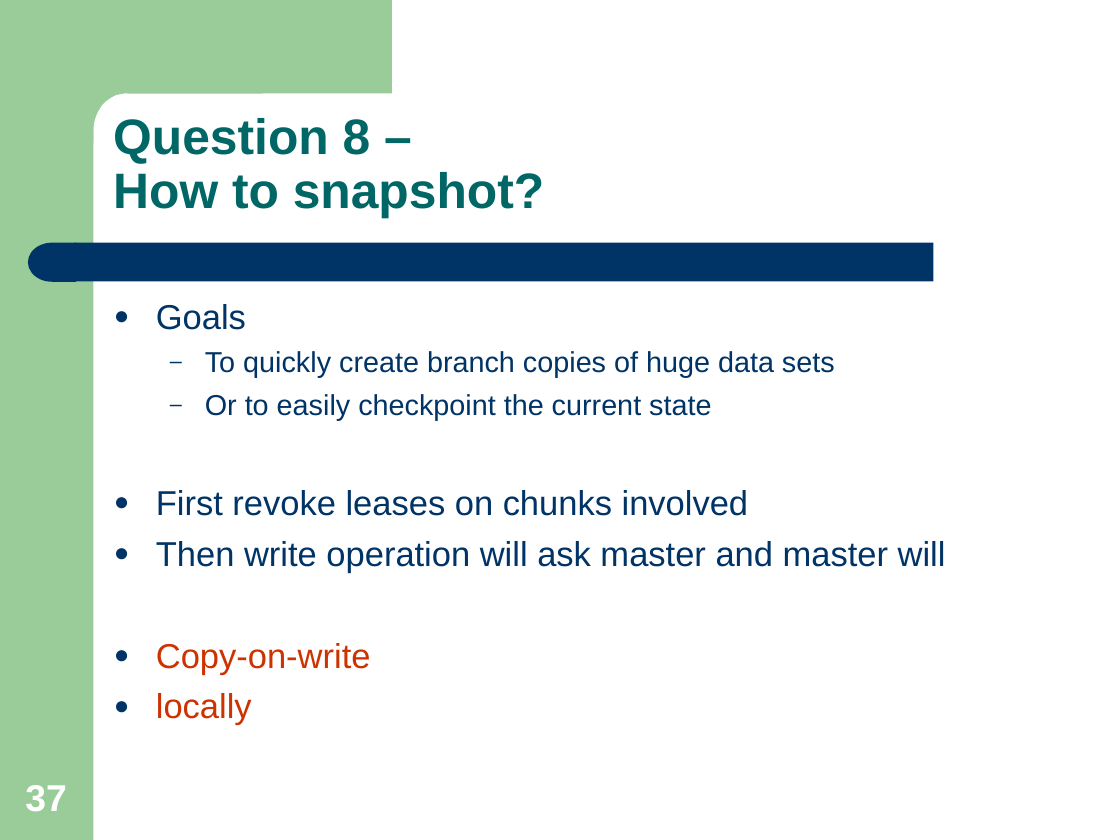
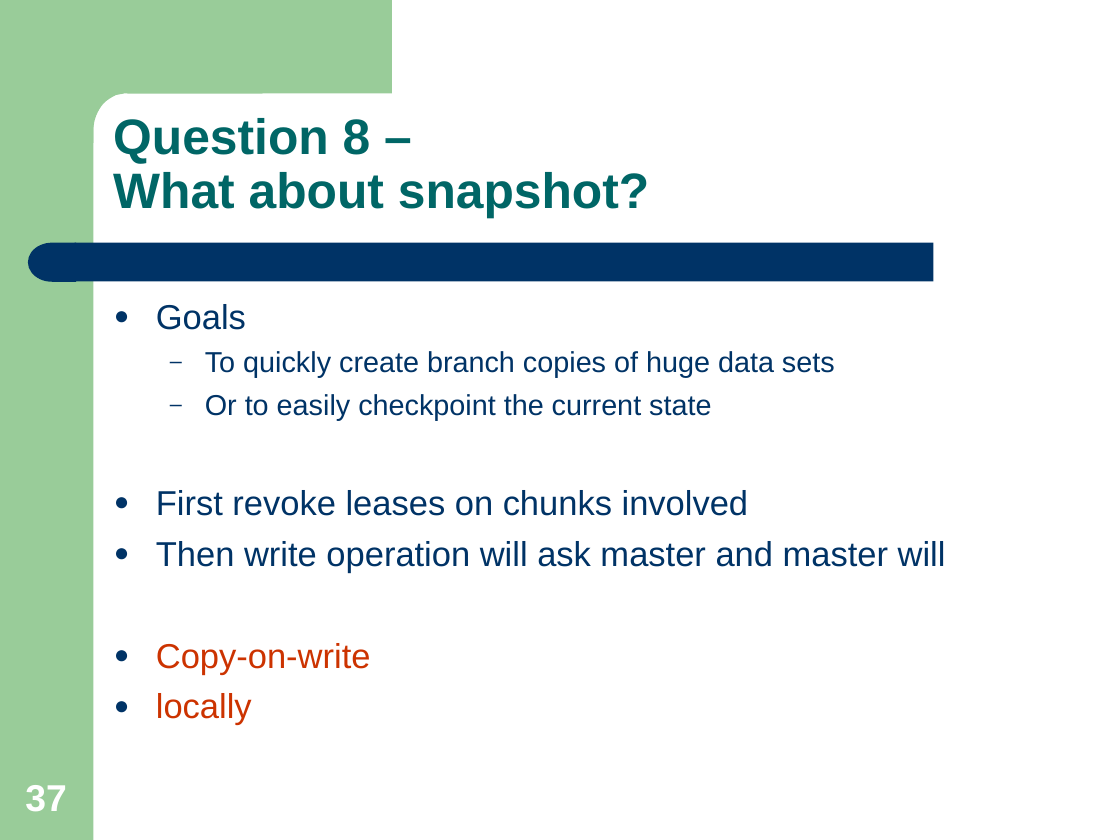
Before and after one commit to kingzevin/notes, a slide deck: slide 37 of distributed system/gfs - king.zevin.ppt. Drawn at 1120x840 pixels with LibreOffice and Linux fonts; fonts in the diff are those of the drawing. Boxes give left, top, right and bottom in pixels: in the first picture for what was removed or moved away, otherwise in the second. Text is boxed around its words. In the diff, an @@ line names an element or a change of style, - is before the commit and + after.

```diff
--- a/distributed system/gfs - king.zevin.ppt
+++ b/distributed system/gfs - king.zevin.ppt
@@ text at (113,118,650,218): text changed @@
-Question 8 –
-How to snapshot?
+Question 8 –
+What about snapshot?
```
Also in this commit, not shown: 6 other slides changed, 1 other file.
